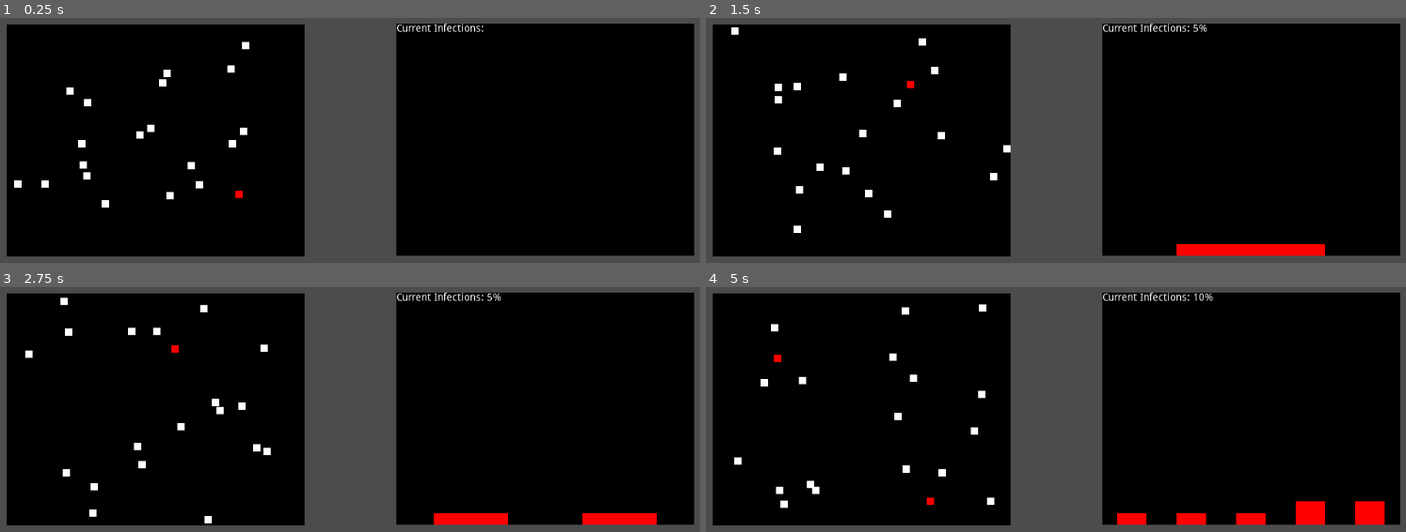
Above: before the commit, frames 1-4 (two rows, left to right).
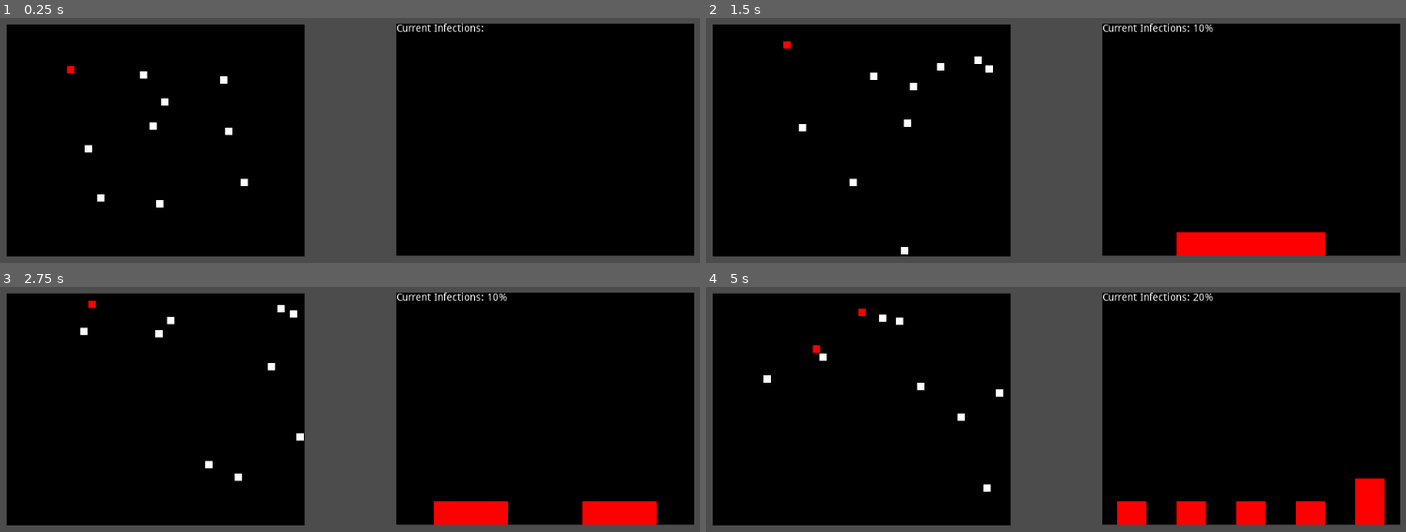
Above: after the commit, the same moments.

Repository: jonjondev/curve-flattener
Game: Godot game, scene res://main.tscn
Two runs of this game, one before a commit and one after it. Both use one fixed random seed, a clock stepped at 60 frames per second and the inputs below.
Inputs:
- Up to frame 1 (0.25 s): no input
- Up to frame 2 (1.5 s): no input
- Up to frame 3 (2.75 s): no input
- Up to frame 4 (5 s): no input

The runs differ from the first frame. In frame 1, 1.1% of the frame differs, in the area x 2-36%, y 9-78%; in frame 2, 2.2%; in frame 3, 2.2%, in the area x 3-94%, y 2-97%; in frame 4, 2.2%.

Commit message:
Updated nodes to use kinematic bodies

Diff:
--- a/main.tscn
+++ b/main.tscn
@@ -40,67 +40,37 @@
 position = Vector2( 487.398, 269.16 )
 shape = SubResource( 2 )
 
-[node name="Node" parent="." instance=ExtResource( 1 )]
-position = Vector2( 157.525, 192.872 )
-
-[node name="Node2" parent="." instance=ExtResource( 1 )]
-position = Vector2( 272.403, 262.414 )
-
-[node name="Node3" parent="." instance=ExtResource( 1 )]
-position = Vector2( 178.272, 283.161 )
-
-[node name="Node4" parent="." instance=ExtResource( 1 )]
-position = Vector2( 313.513, 327.729 )
-
-[node name="Node5" parent="." instance=ExtResource( 1 )]
-position = Vector2( 378.828, 174.046 )
-
-[node name="Node6" parent="." instance=ExtResource( 1 )]
-position = Vector2( 284.698, 174.046 )
-
-[node name="Node7" parent="." instance=ExtResource( 1 )]
-position = Vector2( 394.965, 258.187 )
-
-[node name="Node8" parent="." instance=ExtResource( 1 )]
-position = Vector2( 396.502, 366.918 )
-infected = true
-
-[node name="Node9" parent="." instance=ExtResource( 1 )]
-position = Vector2( 198.635, 358.081 )
-
-[node name="Node10" parent="." instance=ExtResource( 1 )]
-position = Vector2( 112.957, 331.187 )
-
-[node name="Node20" parent="." instance=ExtResource( 1 )]
-position = Vector2( 157.525, 192.872 )
-
-[node name="Node19" parent="." instance=ExtResource( 1 )]
-position = Vector2( 272.403, 262.414 )
-
-[node name="Node18" parent="." instance=ExtResource( 1 )]
-position = Vector2( 178.272, 283.161 )
-
-[node name="Node17" parent="." instance=ExtResource( 1 )]
-position = Vector2( 313.513, 327.729 )
-
-[node name="Node16" parent="." instance=ExtResource( 1 )]
-position = Vector2( 378.828, 174.046 )
-
-[node name="Node15" parent="." instance=ExtResource( 1 )]
-position = Vector2( 284.698, 174.046 )
-
-[node name="Node14" parent="." instance=ExtResource( 1 )]
-position = Vector2( 394.965, 258.187 )
-
-[node name="Node13" parent="." instance=ExtResource( 1 )]
-position = Vector2( 308.283, 375.289 )
-
-[node name="Node12" parent="." instance=ExtResource( 1 )]
-position = Vector2( 198.635, 358.081 )
-
-[node name="Node11" parent="." instance=ExtResource( 1 )]
-position = Vector2( 112.957, 331.187 )
-
 [node name="Stats" parent="." instance=ExtResource( 3 )]
 anchor_right = 100.0
 script = ExtResource( 2 )
+
+[node name="Node" parent="." instance=ExtResource( 1 )]
+position = Vector2( 156.477, 179.015 )
+infected = true
+
+[node name="Node2" parent="." instance=ExtResource( 1 )]
+position = Vector2( 240.189, 176.439 )
+
+[node name="Node3" parent="." instance=ExtResource( 1 )]
+position = Vector2( 171.287, 266.59 )
+
+[node name="Node4" parent="." instance=ExtResource( 1 )]
+position = Vector2( 249.204, 264.658 )
+
+[node name="Node5" parent="." instance=ExtResource( 1 )]
+position = Vector2( 285.908, 222.802 )
+
+[node name="Node6" parent="." instance=ExtResource( 1 )]
+position = Vector2( 194.469, 363.181 )
+
+[node name="Node7" parent="." instance=ExtResource( 1 )]
+position = Vector2( 269.81, 342.575 )
+
+[node name="Node8" parent="." instance=ExtResource( 1 )]
+position = Vector2( 350.302, 273.029 )
+
+[node name="Node9" parent="." instance=ExtResource( 1 )]
+position = Vector2( 354.166, 191.893 )
+
+[node name="Node10" parent="." instance=ExtResource( 1 )]
+position = Vector2( 406.968, 341.931 )
--- a/node.gd
+++ b/node.gd
@@ -1,28 +1,40 @@
-extends RigidBody2D
+extends KinematicBody2D
+
+var speed = 100
+var direction
 
 export (bool) var infected
 export (bool) var immune
-
 var is_severe_case = false
 
 func _ready():
-	$MoveTimer.connect("timeout", self, "initiate_movement")
-	connect("body_entered", self, "infect_other")
+	direction = Vector2(rand_range(-1, 1), rand_range(-1, 1))
 	if rand_range(1, 5) > 5:
 		is_severe_case = true
 	if infected:
 		infect()
 
-func initiate_movement():
-	$MoveTimer.wait_time = rand_range(5, 10)
-	apply_impulse(Vector2.ZERO, Vector2(rand_range(-100, 100), rand_range(-100, 100)))
+func _physics_process(delta):
+	move(delta)
 
-func _process(delta):
-	$Sprite.global_rotation_degrees = 0
+func move(delta):
+	var motion = get_motion(delta)
+	var collision = move_and_collide(motion)
+	if collision:
+		direction = -direction.reflect(collision.normal)
+		move(delta)
+		if collision.collider.is_in_group("node"):
+			transmit(collision.collider)
 
-func infect_other(other):
-	if infected and other is RigidBody2D:
+func get_motion(delta):
+	var velocity = direction * speed
+	return velocity * delta
+
+func transmit(other):
+	if infected and not other.infected:
 		other.infect()
+	elif not infected and other.infected:
+		infect()
 
 func infect():
 	if not immune:
--- a/node.tscn
+++ b/node.tscn
@@ -1,23 +1,14 @@
-[gd_scene load_steps=5 format=2]
+[gd_scene load_steps=4 format=2]
 
 [ext_resource path="res://pix.png" type="Texture" id=1]
 [ext_resource path="res://node.gd" type="Script" id=2]
 
-[sub_resource type="PhysicsMaterial" id=1]
-bounce = 10.0
-
-[sub_resource type="CircleShape2D" id=2]
+[sub_resource type="CircleShape2D" id=1]
 radius = 5.06922
 
-[node name="Node" type="RigidBody2D" groups=[
+[node name="Node" type="KinematicBody2D" groups=[
 "node",
 ]]
-physics_material_override = SubResource( 1 )
-gravity_scale = 0.0
-contacts_reported = 1
-contact_monitor = true
-linear_damp = 0.0
-angular_damp = 0.0
 script = ExtResource( 2 )
 
 [node name="Sprite" type="Sprite" parent="."]
@@ -25,8 +16,4 @@
 texture = ExtResource( 1 )
 
 [node name="CollisionShape2D" type="CollisionShape2D" parent="."]
-shape = SubResource( 2 )
-
-[node name="MoveTimer" type="Timer" parent="."]
-wait_time = 0.001
-autostart = true
+shape = SubResource( 1 )
